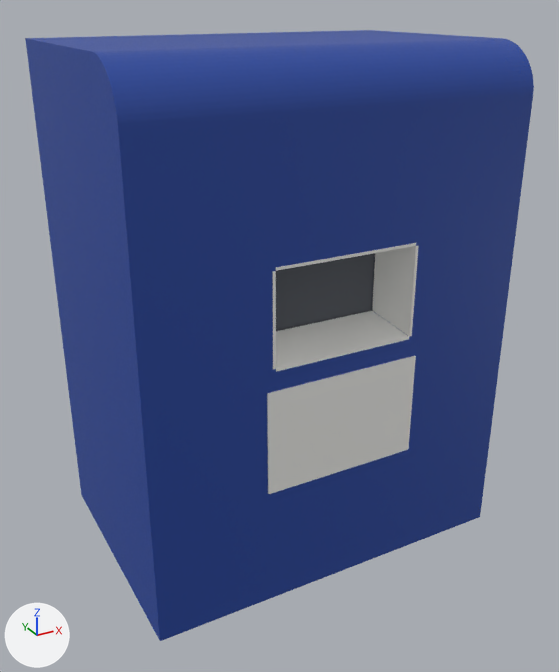
Renders of the glTF model public/models/single-slot-return.glb from each side of a commit.
Camera for both pictures: a camera (50 mm lens) standing at (-2.5, -4.02, 4.15) and looking at (-0.03, 0.48, 1.9). Lighting does not change. The marker at lower left points along +X, +Y and +Z. The picture after the commit comes second. Vertices at exactly the same position are counted once.

Names of what the first picture shows: 'ChuteLaminate', 'ChuteReveal', 'ChuteSteel'.
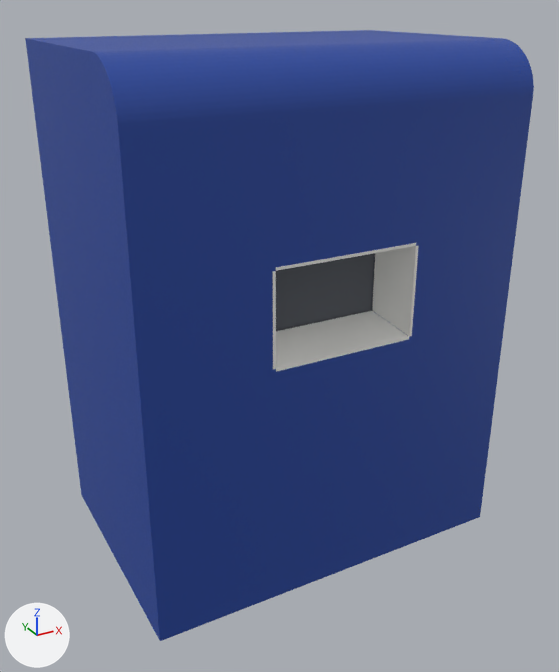
Changed parts and their boxes [x1, y1, x2, y2] in the pictures (559 x 672 px):
'ChuteSteel', reshaped (48% shorter): before [267, 243, 419, 494]; after [273, 243, 419, 372]
part 1 of me_throat_floor, deleted: before [267, 356, 416, 494]

Patch to the scene script:
```diff
--- a/public/models/single-slot-return.glb.py
+++ b/public/models/single-slot-return.glb.py
@@ me_throat_floor @@
 # used by ob_chutesteel; location = (0.0, 0.0, 0.0)
-me_throat_floor.from_pydata(...)  # 280 vertices, 540 faces; spans x -0.56..0.56, y -0.35..-0.06, z 1.22..2.74
+me_throat_floor.from_pydata(...)  # 224 vertices, 432 faces; spans x -0.52..0.52, y -0.34..-0.06, z 2.08..2.74
+# me_throat_floor part 1: the loose piece of 56 vertices spanning x -0.56..0.56, y -0.35..-0.33, z 1.22..1.95 is deleted
 me_throat_floor.materials.append(mat_chutesteel)
```
